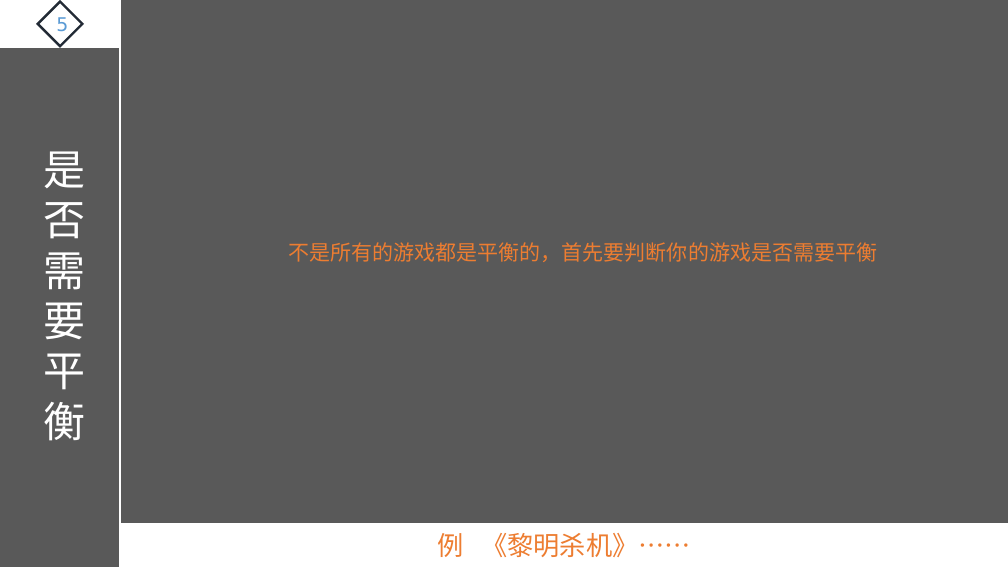
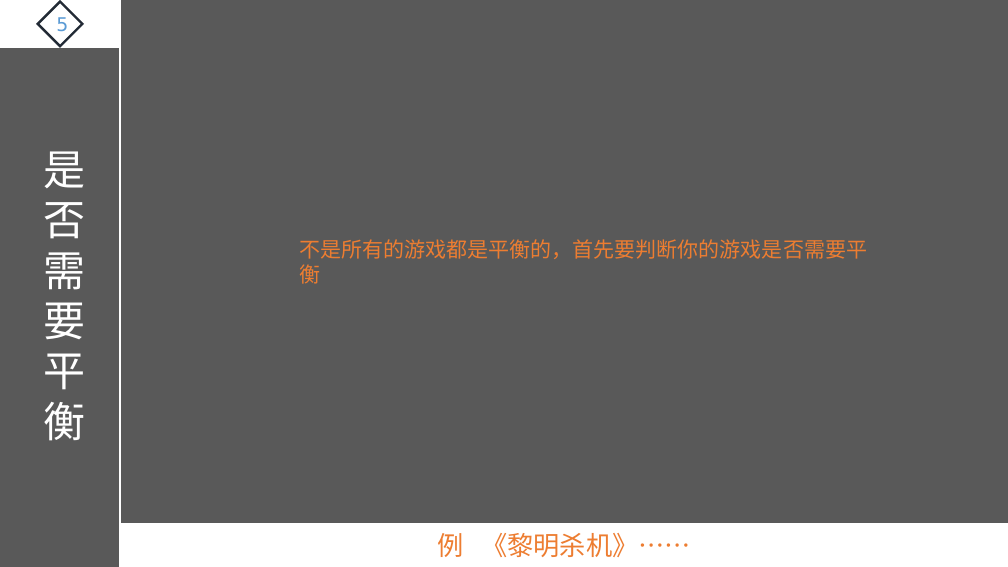
Before and after one commit to ThreePeopleGame/Death, a slide deck: slide 60 of Share/游戏设计理论.pptx. Drawn at 1008x567 pixels with LibreOffice and Linux fonts; fonts in the diff are those of the drawing. Boxes give left, top, right and bottom in pixels: in the first picture for what was removed or moved away, otherwise in the second. Text is boxed around its words. In the diff, an @@ line names an element or a change of style, - is before the commit and + after.

```diff
--- a/Share/游戏设计理论.pptx
+++ b/Share/游戏设计理论.pptx
@@ text "不是所有的游戏都是平衡的，首先要判断你的游戏是否需要平衡" rewrapped from (x1=288, y1=242, x2=877, y2=262) to (x1=299, y1=239, x2=867, y2=284) @@
```
Also in this commit, not shown: 2 other slides changed, 1 other file.
